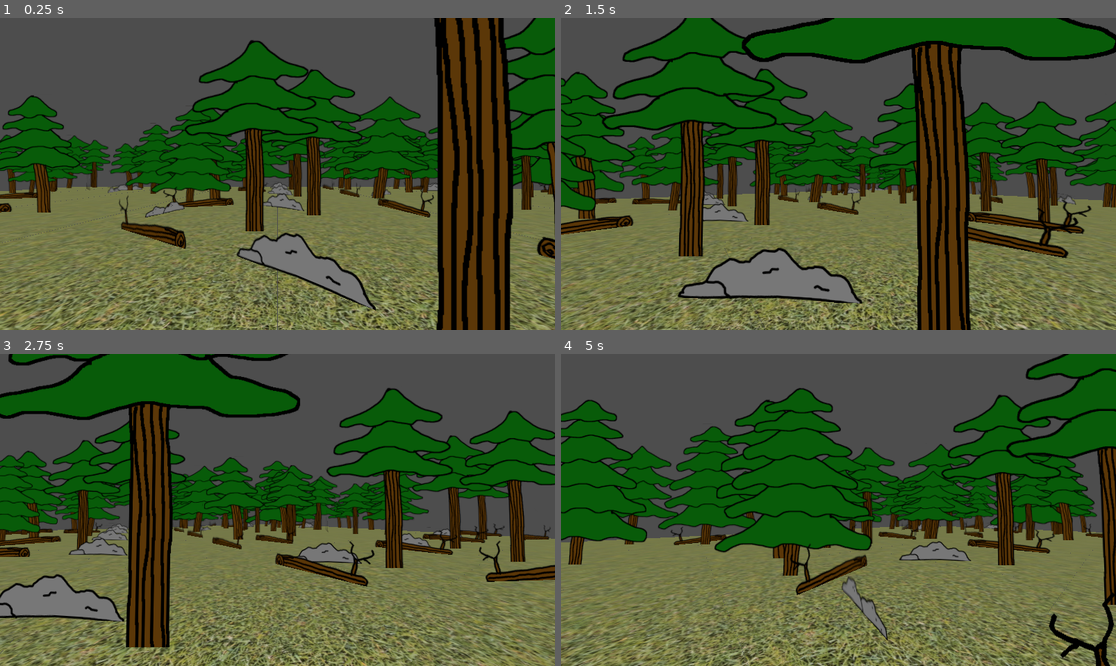
Above: before the commit, frames 1-4 (two rows, left to right).
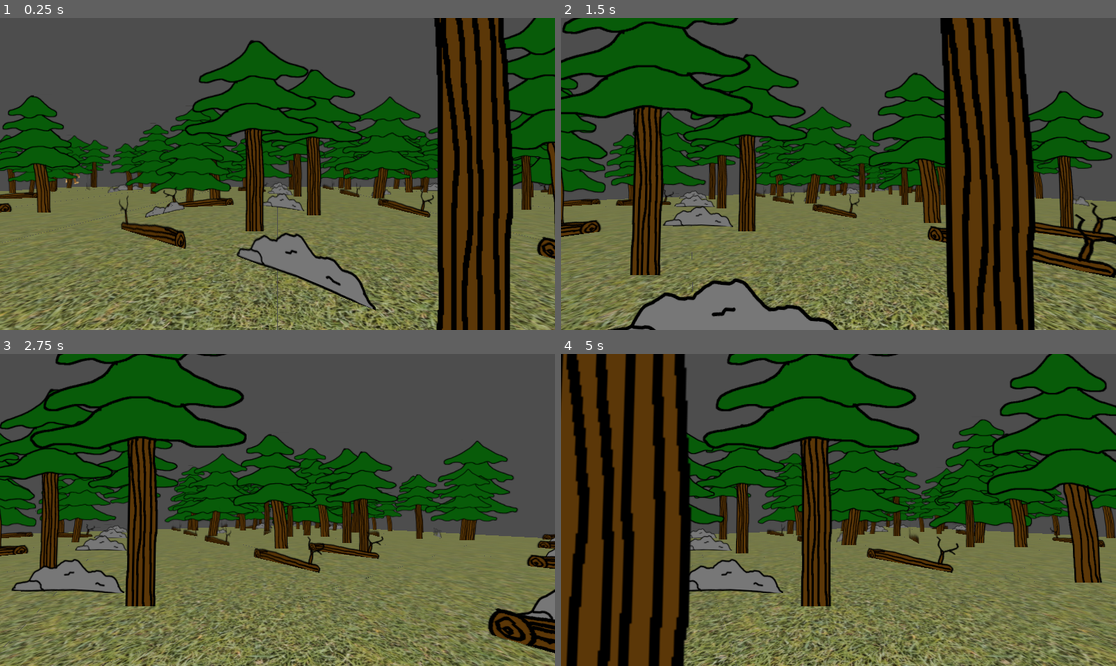
Above: after the commit, the same moments.

Repository: bluegill2000/Godot-Experiments
Game: Godot game, scene res://scenes/pine_forest.tscn
Two runs of this game, one before a commit and one after it. Both use one fixed random seed, a clock stepped at 60 frames per second and the inputs below.
Inputs (mouse positions are in pixels of both pictures, inside the frame that each line leads up to):
- Up to frame 1 (0.25 s): no input
- Up to frame 2 (1.5 s): tap Enter at 0.5 s; move the mouse to (866, 174) at 0.52 s; hold W (move_forward) 0.53-1.28 s; tap R at 0.6, 1.35 s; click (866, 174) at 0.67 s; move the mouse to (727, 189) at 1.27 s; hold S (move_backward) from 1.28 s (still down)
- Up to frame 3 (2.75 s): move the mouse to (333, 441) at 2.02 s; release S (move_backward) at 2.03 s; hold D (move_right) from 2.03 s (still down); tap R at 2.1 s
- Up to frame 4 (5 s): move the mouse to (810, 572) at 2.77 s; release D (move_right) at 2.78 s; hold W (move_forward) 2.78-3.53 s; tap R at 2.85, 3.6, 4.35 s; click (810, 572) at 2.92 s; move the mouse to (1005, 556) at 3.52 s; hold A (move_left) from 3.53 s (still down); move the mouse to (672, 463) at 4.27 s

The runs differ from the first frame. In frame 1, less than 0.1% of the frame differs, in the area x 11-15%, y 49-54%; in frame 2, 61%; in frame 3, 50%; in frame 4, 63%, in the area x 0-100%, y 0-100%.

Commit message:
Add a cryptid

Diff:
--- /dev/null
+++ b/Map Generation/prefabs/big_foot.tscn
@@ -0,0 +1,23 @@
+[gd_scene load_steps=4 format=3 uid="uid://ba3a3yw46i6eo"]
+
+[ext_resource type="Script" path="res://scripts/big_foot_controller.gd" id="1_1ixmc"]
+[ext_resource type="Texture2D" uid="uid://723c2r3kd23e" path="res://assets/character/big_foot.png" id="1_vgw6d"]
+
+[sub_resource type="CylinderShape3D" id="CylinderShape3D_45on7"]
+height = 4.0
+radius = 1.25
+
+[node name="big_foot" type="CharacterBody3D"]
+script = ExtResource("1_1ixmc")
+
+[node name="CollisionShape3D" type="CollisionShape3D" parent="."]
+transform = Transform3D(1, 0, 0, 0, 1, 0, 0, 0, 1, 0, 20, 0)
+shape = SubResource("CylinderShape3D_45on7")
+
+[node name="Sprite3D" type="Sprite3D" parent="."]
+transform = Transform3D(0.75, 0, 0, 0, 0.75, 0, 0, 0, 0.75, 0, 0, 0)
+centered = false
+offset = Vector2(-234, 0)
+billboard = 2
+render_priority = 1
+texture = ExtResource("1_vgw6d")
--- a/Map Generation/prefabs/player.tscn
+++ b/Map Generation/prefabs/player.tscn
@@ -6,7 +6,7 @@
 height = 2.5
 radius = 1.0
 
-[node name="CharacterBody3D" type="CharacterBody3D"]
+[node name="player" type="CharacterBody3D"]
 
 [node name="CollisionShape3D" type="CollisionShape3D" parent="."]
 transform = Transform3D(1, 0, 0, 0, 1, 0, 0, 0, 1, 0, 1.25, 0)
--- a/Map Generation/scenes/pine_forest.tscn
+++ b/Map Generation/scenes/pine_forest.tscn
@@ -11,4 +11,4 @@
 script = ExtResource("2_ktbkt")
 tileContainer = NodePath("../tile_container")
 
-[node name="Player" parent="." instance=ExtResource("2_8spif")]
+[node name="player" parent="." instance=ExtResource("2_8spif")]
--- /dev/null
+++ b/Map Generation/scripts/big_foot_controller.gd
@@ -0,0 +1,44 @@
+class_name BigFoot
+extends CharacterBody3D
+
+var world_size: int
+var world_offset: int
+
+const walking_speed = 4
+const packed_scene: PackedScene = preload("res://prefabs/big_foot.tscn")
+
+var target: Vector3 = Vector3(0, 0, 0)
+
+static func new_big_foot(world_size: int, world_offset: int) -> BigFoot:
+	var big_foot = packed_scene.instantiate()
+	big_foot.world_size = world_size
+	big_foot.world_offset = world_offset
+
+	return big_foot
+
+func _ready():
+	create_new_target()
+
+func create_new_target():
+	var found_target: bool = false
+
+	while !found_target:
+		var rand_x = randf_range(0, world_size) + world_offset
+		var rand_z = randf_range(0, world_size) + world_offset
+
+		var new_target = Vector3(rand_x, 0, rand_z)
+		if target.distance_to(new_target) > 10:
+			target = new_target
+			found_target = true
+
+	print("Big foot moving toward " + str(target))
+
+func _physics_process(delta: float) -> void:
+	# Fingure out where to go
+	var direction = position.direction_to(target)
+	velocity = direction * walking_speed
+
+	move_and_slide()
+
+	if position.distance_to(target) < 0.5:
+		create_new_target()
--- a/Map Generation/scripts/player_camera.gd
+++ b/Map Generation/scripts/player_camera.gd
@@ -2,7 +2,7 @@
 
 @export var player: CharacterBody3D
 
-const speed: float = 900
+const speed: float = 500
 const mouse_speed: float = -0.01
 
 var camera_rot_x: float = 0
@@ -15,8 +15,7 @@
 	mouse_captured = true
 	print("Camera controls ready")
 
-# Called every frame. 'delta' is the elapsed time since the previous frame.
-func _process(delta):
+func _physics_process(delta):
 	var velocity = Input.get_vector("move_left", "move_right", "move_forward", "move_backward") * speed * delta
 	var target = velocity.rotated(-camera_rot_x)
 
--- a/Map Generation/scripts/tile_manager.gd
+++ b/Map Generation/scripts/tile_manager.gd
@@ -23,3 +23,9 @@
 
 			tileContainer.add_child(tile)
 			tile.configure(worldSeed, Globals.WorldType.pine_forest, row, col)
+
+	# Invite Bigfoot
+	var big_foot = BigFoot.new_big_foot(80, -40)
+	big_foot.position = Vector3(-50, 0, -50)
+	print("Added bigfood at " + str(big_foot.position))
+	add_child(big_foot)
Binary file added: Map Generation/assets/character/big_foot.png
Not shown, added: Map Generation/assets/character/big_foot.png.import
Not shown, added: Map Generation/art originals/big_foot.xcf
